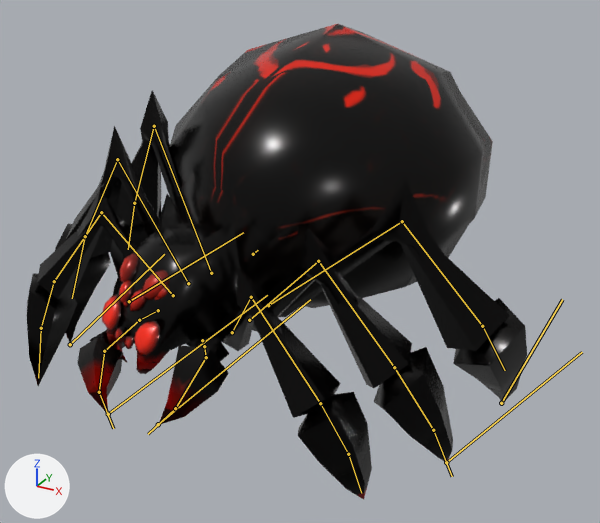
A saved change to the FBX model Assets/Models/Enemies/Spider_Smol_&_Anims.fbx.
Both versions are drawn from a 50 mm camera at (0.489, -0.703, 0.564) aimed at (-0.024, 0.23, 0.098). Lighting does not change. The marker at lower left points along +X, +Y and +Z. The first picture is the older version. Both versions are drawn at frame 10 of the action 'Spider_Hit'; the numbers are the values there. The bones that change are drawn over the model as lines.

In view in the first picture: 'Spider_Smol', 'Spider_Smol_2', 'Spider_Smol_3'.
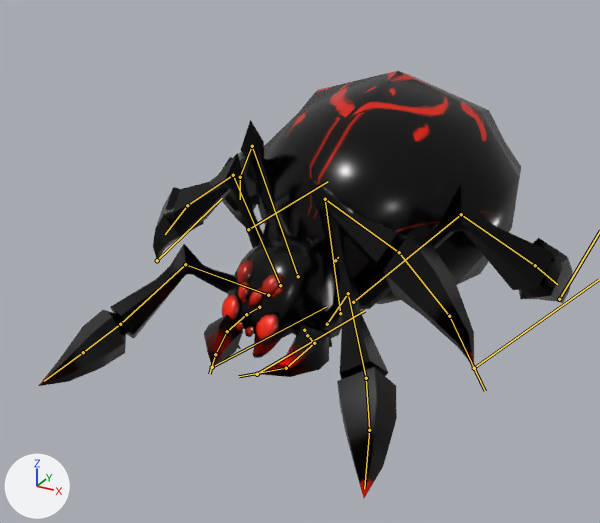
What the commit changed:
Bone 'F_IK.R' (bone_f_ik_r) moves from (-0.018, -0.001, -0.008) to (-0.018, 0.187, -0.049).
Bone 'F_IK.R' (bone_f_ik_r) turns from (0, 0, 0) to (-10, -3, 1) degrees about its own x, y and z.
Bone 'B_IK.R' (bone_b_ik_r) moves from (0.0, 0.0, 0.0) to (0.0, 0.343, 0.0).
Bone 'F_IK.L' (bone_f_ik_l) moves from (0.002, 0.0, 0.0) to (0.002, 0.189, -0.041).
Bone 'F_IK.L' (bone_f_ik_l) turns from (0, 0, 0) to (-10, -3, 1) degrees about its own x, y and z.
Bone 'B_IK.L' (bone_b_ik_l) moves from (0.0, 0.0, 0.0) to (-0.005, 0.326, 0.0).
Bone 'M2_IK.R' (bone_m2_ik_r) moves from (0.0, 0.0, 0.0) to (-0.002, 0.298, -0.001).
Bone 'M2_IK.L' (bone_m2_ik_l) moves from (0.0, 0.0, 0.0) to (-0.026, 0.086, 0.07).
Bone 'Butt' (bone_butt) moves from (0.0, -0.004, 0.018) to (0.0, 0.194, 0.157).
Bone 'Butt' (bone_butt) turns from (2, 0, 3) to (3, 1, 0) degrees about its own x, y and z.
Bone 'F_Up_01.R' (bone_f_up_01_r) turns from (-13, 12, 13) to (-15, 18, 31) degrees about its own x, y and z.
Bone 'F_Up_02.R' (bone_f_up_02_r) turns from (-6, 9, 8) to (-1, 12, 13) degrees about its own x, y and z.
Bone 'F_Up_03.R' (bone_f_up_03_r) turns from (-3, 4, 18) to (8, 8, 42) degrees about its own x, y and z.
Bone 'F_Up_04.R' (bone_f_up_04_r) turns from (2, 0, 12) to (3, 0, 27) degrees about its own x, y and z.
Bone 'F_Up_01.L' (bone_f_up_01_l) turns from (40, -3, 0) to (35, -9, -7) degrees about its own x, y and z.
Bone 'F_Up_02.L' (bone_f_up_02_l) turns from (20, 1, -7) to (22, -7, -13) degrees about its own x, y and z.
Bone 'F_Up_03.L' (bone_f_up_03_l) turns from (-5, 1, 18) to (-6, -6, -3) degrees about its own x, y and z.
Bone 'F_Up_04.L' (bone_f_up_04_l) turns from (-8, 1, 17) to (-18, -3, 5) degrees about its own x, y and z.
Bone 'M_Up_01.R' (bone_m_up_01_r) turns from (13, 13, 1) to (14, 23, 37) degrees about its own x, y and z.
Bone 'M_Up_02.R' (bone_m_up_02_r) turns from (-5, 5, 13) to (32, 13, 42) degrees about its own x, y and z.
Bone 'M_Up_03.R' (bone_m_up_03_r) turns from (-7, 2, 8) to (20, 6, 15) degrees about its own x, y and z.
Bone 'M_Up_04.R' (bone_m_up_04_r) turns from (-4, 0, 5) to (14, 1, 4) degrees about its own x, y and z.
Bone 'M_Up_01.L' (bone_m_up_01_l) turns from (11, 4, 3) to (15, -11, -6) degrees about its own x, y and z.
Bone 'M_Up_02.L' (bone_m_up_02_l) turns from (-3, 1, 5) to (24, -3, -15) degrees about its own x, y and z.
Bone 'M_Up_03.L' (bone_m_up_03_l) turns from (-5, 1, 2) to (13, -2, -7) degrees about its own x, y and z.
Bone 'M_Up_04.L' (bone_m_up_04_l) turns from (-4, 0, 1) to (8, 0, -2) degrees about its own x, y and z.
Bone 'B_Up_01.R' (bone_b_up_01_r) turns from (3, 11, 4) to (12, 2, 0) degrees about its own x, y and z.
Bone 'B_Up_02.R' (bone_b_up_02_r) turns from (-4, 4, 12) to (5, 0, 2) degrees about its own x, y and z.
Bone 'B_Up_03.R' (bone_b_up_03_r) turns from (-1, 1, 7) to (1, 0, 0) degrees about its own x, y and z.
Bone 'B_Up_01.L' (bone_b_up_01_l) turns from (-9, 5, 1) to (-2, 13, 5) degrees about its own x, y and z.
Bone 'B_Up_02.L' (bone_b_up_02_l) turns from (-1, 1, 5) to (6, 3, 14) degrees about its own x, y and z.
Bone 'B_Up_03.L' (bone_b_up_03_l) turns from (0, 0, 2) to (2, 1, 7) degrees about its own x, y and z.
Bone 'M2_Up_01.R' (bone_m2_up_01_r) turns from (9, 11, 1) to (23, 6, -2) degrees about its own x, y and z.
Bone 'M2_Up_02.R' (bone_m2_up_02_r) turns from (-3, 4, 14) to (8, 1, 5) degrees about its own x, y and z.
Bone 'M2_Up_03.R' (bone_m2_up_03_r) turns from (-4, 1, 7) to (1, 0, 3) degrees about its own x, y and z.
Bone 'M2_Up_01.L' (bone_m2_up_01_l) turns from (0, 4, 1) to (48, -8, 5) degrees about its own x, y and z.
Bone 'M2_Up_02.L' (bone_m2_up_02_l) turns from (-1, 1, 5) to (3, -2, -5) degrees about its own x, y and z.
Bone 'M2_Up_03.L' (bone_m2_up_03_l) turns from (0, 0, 3) to (-9, -1, -3) degrees about its own x, y and z.
Bone 'M2_Up_04.L' (bone_m2_up_04_l) turns from (0, 0, 1) to (-7, 0, -1) degrees about its own x, y and z.

Where the change shows, as pixel boxes (x1, y1, x2, y2) in the pictures (600 x 523 px):
'Spider_Smol_2', posed (7% wider, 12% shorter): before (27, 95, 527, 499); after (38, 144, 573, 498)
'Spider_Smol_3', posed: before (115, 24, 486, 371); after (235, 71, 519, 356)
'Spider_Smol', posed: before (77, 90, 444, 417); after (157, 120, 497, 377)
bone 'F_IK.R', root to tip: before (108, 414) to (267, 295); after (212, 367) to (327, 306)
bone 'B_IK.R', root to tip: before (129, 301) to (243, 232); after (248, 229) to (328, 181)
bone 'F_IK.L', root to tip: before (158, 424) to (310, 299); after (257, 374) to (365, 310)
bone 'M2_IK.R', root to tip: before (70, 344) to (164, 254); after (157, 260) to (222, 198)
bone 'M2_IK.L', root to tip: before (446, 462) to (582, 352); after (474, 368) to (599, 279)
bone 'Butt', root to tip: before (253, 254) to (258, 250); after (335, 260) to (338, 257)
bone 'F_Up_01.R', root to tip: before (158, 310) to (139, 320); after (259, 307) to (246, 314)
bone 'F_Up_02.R', root to tip: before (139, 320) to (104, 351); after (246, 314) to (227, 331)
bone 'F_Up_03.R', root to tip: before (104, 351) to (99, 392); after (227, 331) to (215, 354)
bone 'F_Up_04.R', root to tip: before (99, 392) to (113, 428); after (215, 354) to (209, 374)
bone 'F_Up_01.L', root to tip: before (202, 340) to (204, 346); after (304, 330) to (307, 335)
bone 'F_Up_02.L', root to tip: before (204, 346) to (206, 357); after (307, 335) to (314, 343)
bone 'F_Up_03.L', root to tip: before (206, 357) to (175, 408); after (314, 343) to (286, 368)
bone 'F_Up_04.L', root to tip: before (175, 408) to (148, 434); after (286, 368) to (239, 376)
bone 'M_Up_01.R', root to tip: before (173, 295) to (101, 212); after (268, 295) to (185, 264)
bone 'M_Up_02.R', root to tip: before (101, 212) to (54, 281); after (185, 264) to (120, 324)
bone 'M_Up_03.R', root to tip: before (54, 281) to (41, 328); after (120, 324) to (83, 352)
bone 'M_Up_04.R', root to tip: before (41, 328) to (38, 378); after (83, 352) to (44, 381)
bone 'M_Up_01.L', root to tip: before (232, 332) to (251, 297); after (327, 324) to (348, 293)
bone 'M_Up_02.L', root to tip: before (251, 297) to (320, 403); after (348, 293) to (366, 378)
bone 'M_Up_03.L', root to tip: before (320, 403) to (348, 454); after (366, 378) to (369, 430)
bone 'M_Up_04.L', root to tip: before (348, 454) to (361, 493); after (369, 430) to (364, 488)
bone 'B_Up_01.R', root to tip: before (211, 273) to (154, 126); after (298, 276) to (252, 146)
bone 'B_Up_02.R', root to tip: before (154, 126) to (134, 203); after (252, 146) to (240, 177)
bone 'B_Up_03.R', root to tip: before (134, 203) to (128, 249); after (240, 177) to (240, 199)
bone 'B_Up_01.L', root to tip: before (268, 305) to (402, 221); after (353, 302) to (461, 214)
bone 'B_Up_02.L', root to tip: before (402, 221) to (482, 326); after (461, 214) to (535, 265)
bone 'B_Up_03.L', root to tip: before (482, 326) to (505, 370); after (535, 265) to (557, 284)
bone 'M2_Up_01.R', root to tip: before (188, 283) to (117, 159); after (280, 285) to (233, 175)
bone 'M2_Up_02.R', root to tip: before (117, 159) to (85, 236); after (233, 175) to (187, 205)
bone 'M2_Up_03.R', root to tip: before (85, 236) to (72, 298); after (187, 205) to (165, 234)
bone 'M2_Up_01.L', root to tip: before (249, 320) to (318, 261); after (340, 313) to (325, 199)
bone 'M2_Up_02.L', root to tip: before (318, 261) to (394, 367); after (325, 199) to (399, 252)
bone 'M2_Up_03.L', root to tip: before (394, 367) to (433, 430); after (399, 252) to (449, 316)
bone 'M2_Up_04.L', root to tip: before (433, 430) to (452, 476); after (449, 316) to (485, 391)
